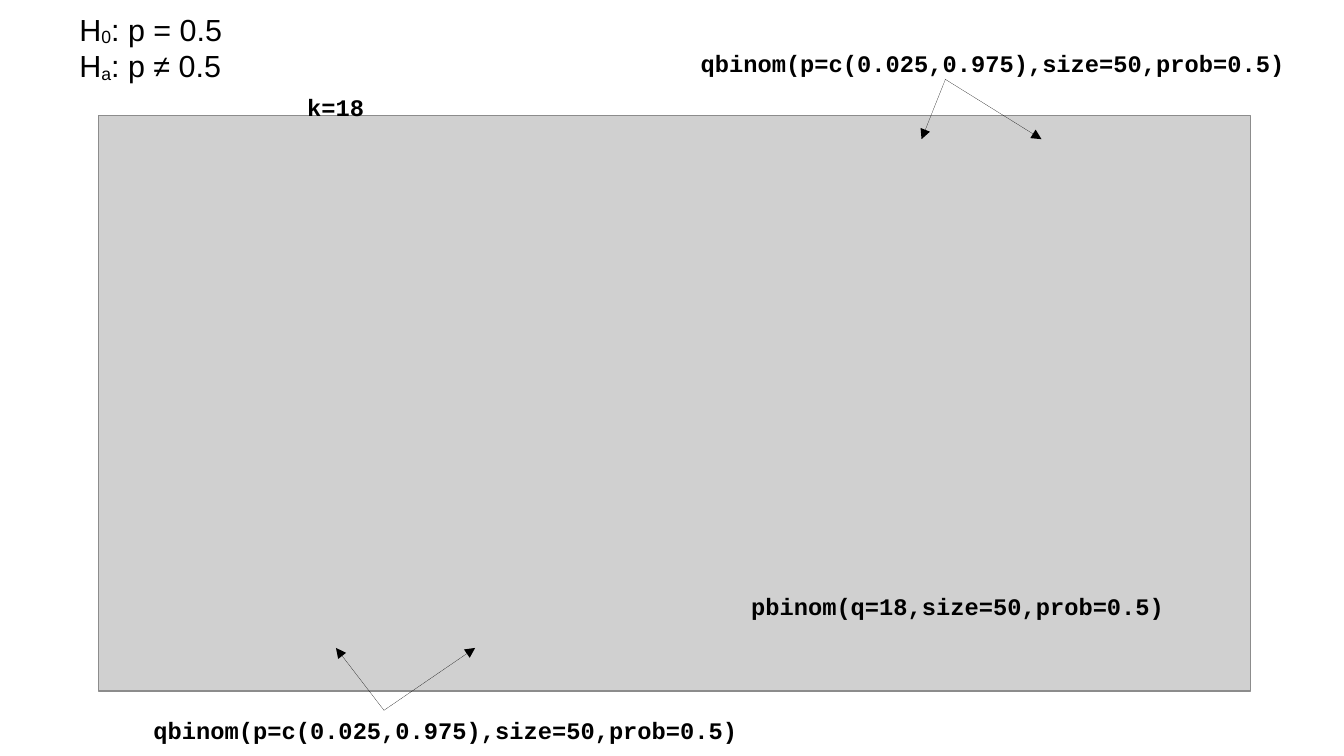
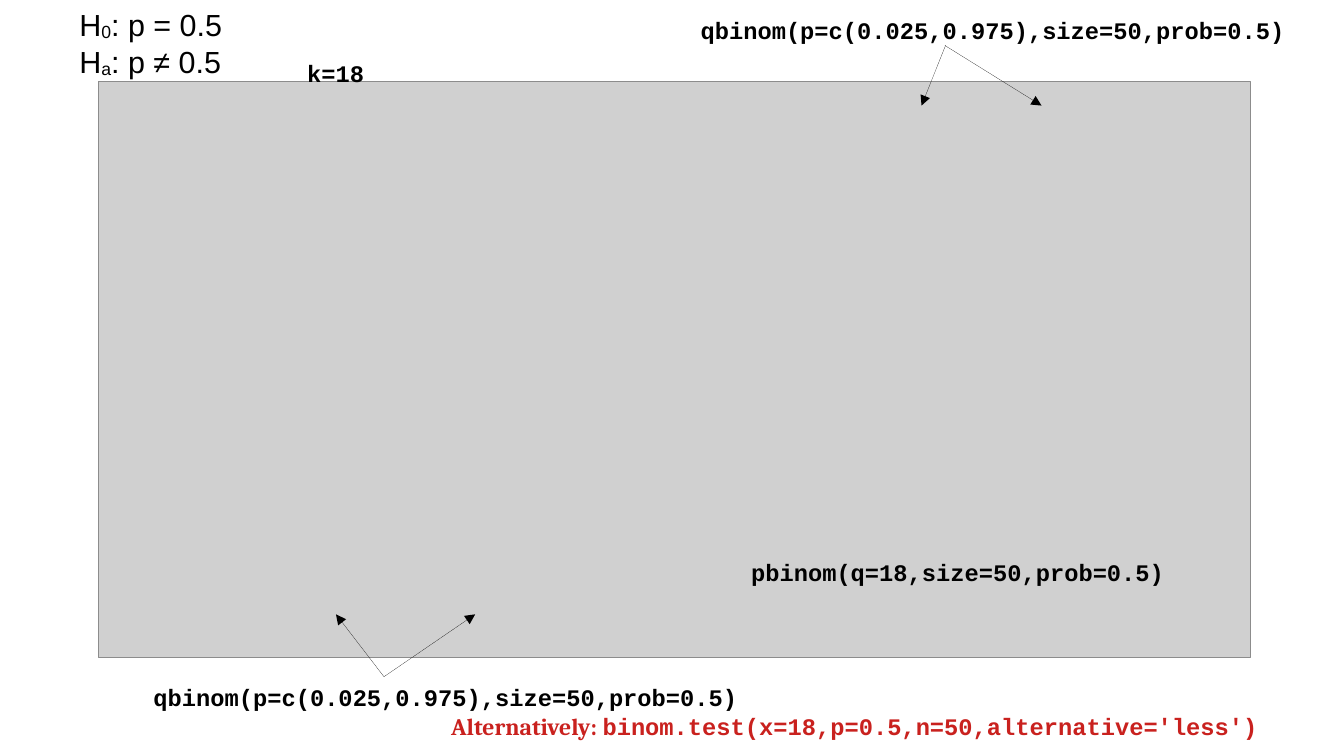
Before and after one commit to pvermees/geostats, a slide deck: slide 34 of slides/quizzes.odp. Drawn at 1344x756 pixels with LibreOffice and Linux fonts; fonts in the diff are those of the drawing; grey boxes stand for pictures. Boxes give left, top, right and bottom in pixels: in the first picture for what was removed or moved away, otherwise in the second. Text is boxed around its words. In the diff, an @@ line names an element or a change of style, - is before the commit and + after.

```diff
--- a/slides/quizzes.odp
+++ b/slides/quizzes.odp
@@ text "H0: p = 0.5": place and size @@
-text "H0: p = 0.5" at bbox=[128, 19, 222, 83]
+text "H0: p = 0.5" at bbox=[128, 14, 222, 78]
@@ 4 texts, 4 arrows, 1 picture: place and size @@
-4 texts, 4 arrows, 1 picture at bbox=[99, 55, 1285, 744]
+4 texts, 4 arrows, 1 picture at bbox=[99, 22, 1285, 711]
@@ text added at bbox=[451, 718, 1258, 740], 14 pt, text #C9211E, bold @@
+Alternatively: binom.test(x=18,p=0.5,n=50,alternative='less')
```
Also in this commit, not shown: 2 other slides changed.
